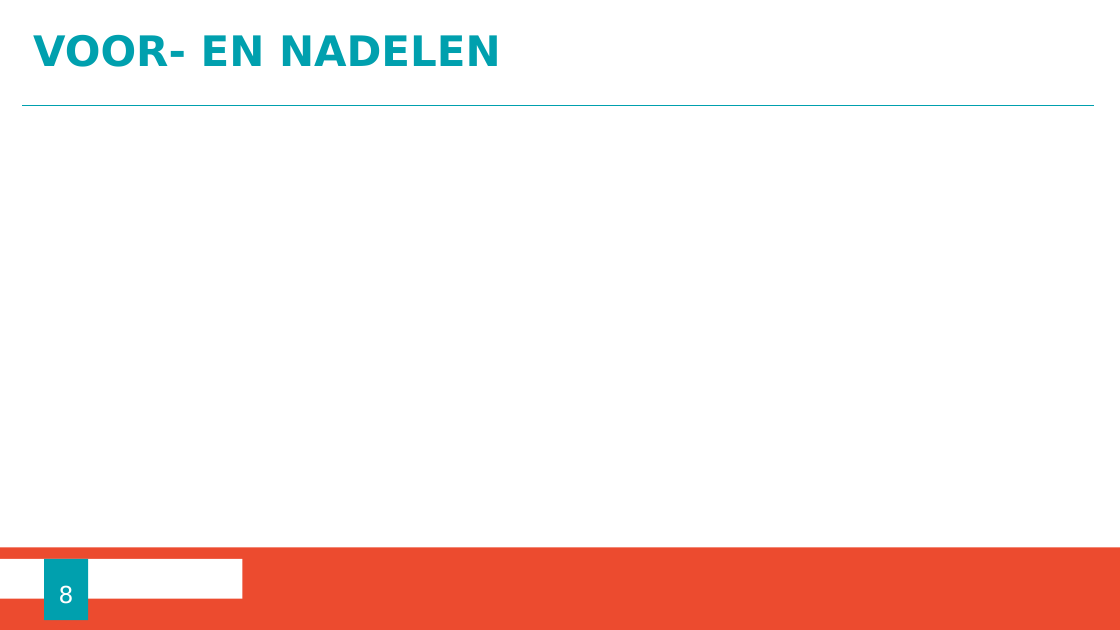
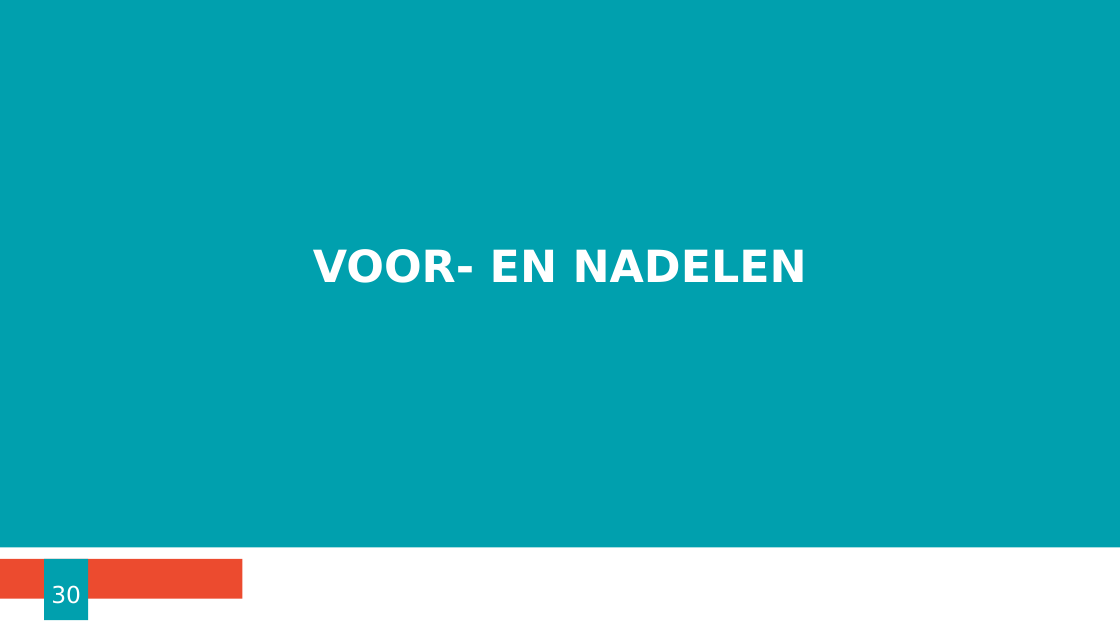
Before and after one commit to ChristopheM98/SignalR_Webapp, a slide deck: slide 30 of Presentatie SignalR.pptx (slide 8 before the commit). Drawn at 1120x630 pixels with LibreOffice and Linux fonts; fonts in the diff are those of the drawing; background and template pictures are left out. Boxes give left, top, right and bottom in pixels: in the first picture for what was removed or moved away, otherwise in the second. Text is boxed around its words. In the diff, an @@ line names an element or a change of style, - is before the commit and + after.

```diff
--- a/Presentatie SignalR.pptx
+++ b/Presentatie SignalR.pptx
@@ background #FFFFFF to #00A0AE @@
@@ line removed from (22, 105) to (1094, 105) @@
@@ title "VOOR- EN NADELEN": place and size @@
-title "VOOR- EN NADELEN" at box(33, 34, 501, 67)
+title "VOOR- EN NADELEN" at box(313, 249, 807, 283)
@@ title "VOOR- EN NADELEN" at box(313, 249, 807, 283): size 36 to 38 pt, text colour #00A0AE to #FFFFFF; alignment left to centre; line spacing 0.8 to 0.9; vertical alignment middle to bottom @@
@@ rectangle added at box(0, 520, 1120, 546), fill #00A0AE @@
@@ rectangle at box(0, 548, 1120, 630): fill #EC4B2F to #FFFFFF @@
@@ rectangle at box(0, 559, 243, 598): fill #FFFFFF to #EC4B2F @@
@@ page number at box(51, 585, 81, 604): text changed @@
-8
+30
```
Also in this commit, not shown: 6 other slides changed, 26 slides added, 4 slides removed, 8 other files.
